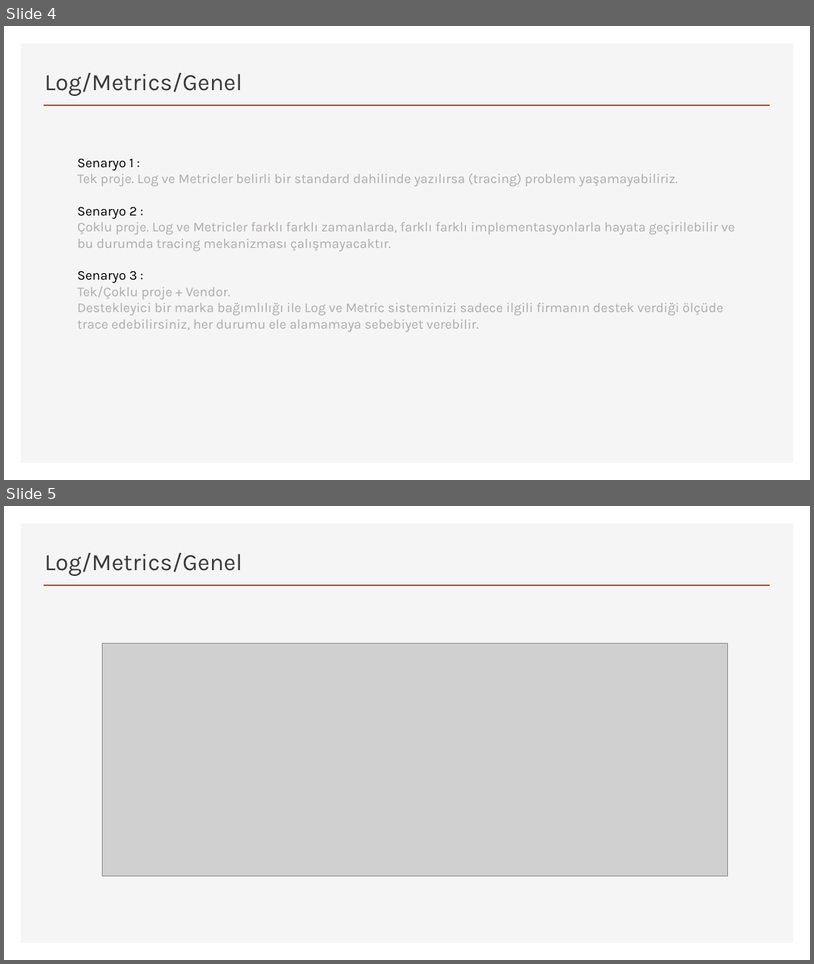
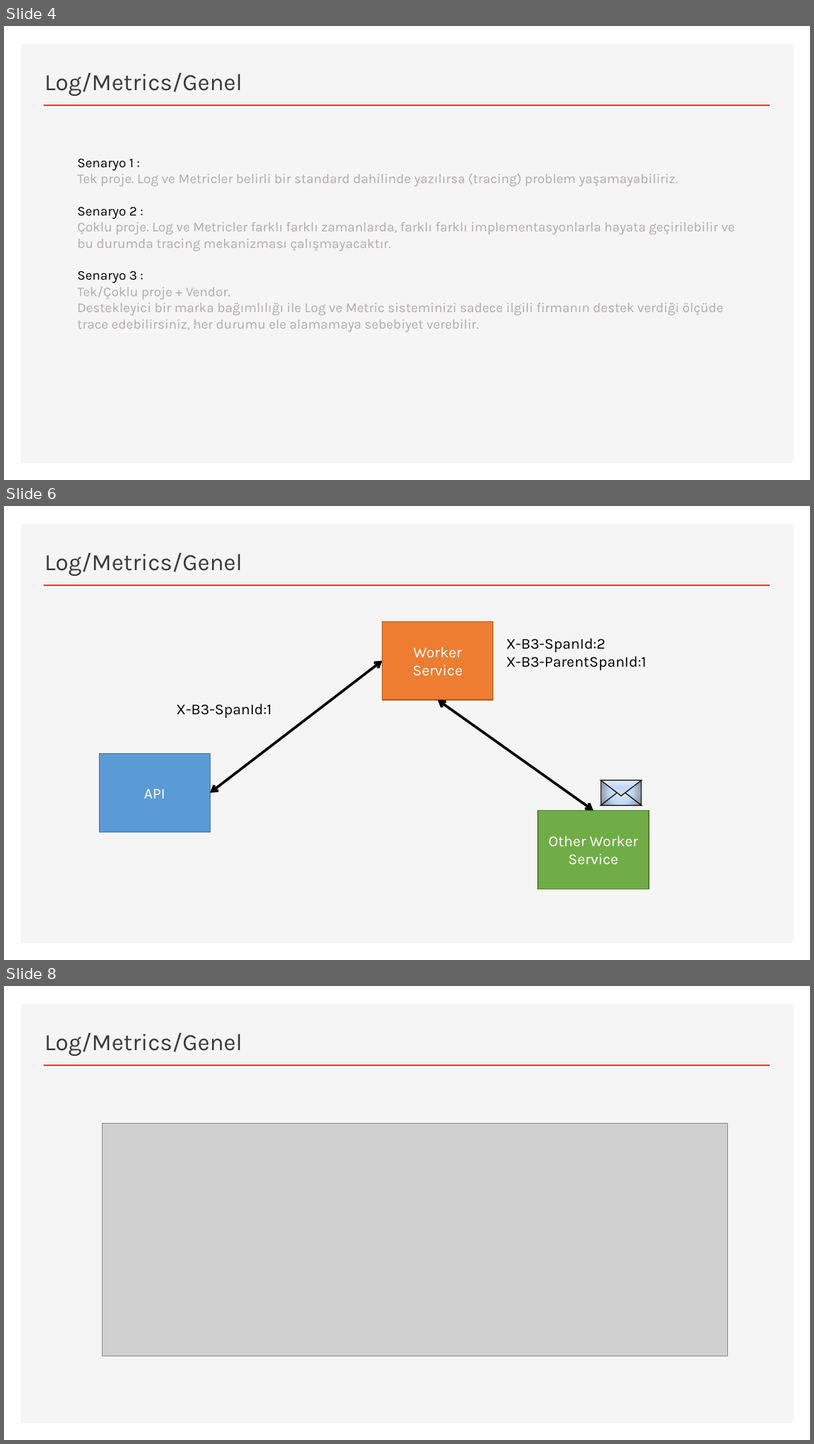
Before and after one commit to kenankalfa/DistributedTracing, a slide deck: Distributed Tracing Pattern.pptx. Shown one above the other, each under a label of ours: slides 4 and 5 before the commit, slides 4, 6 and 8 after it; the slides between them are not shown. The pictures are 814x964 and 814x1444 pixels, drawn with LibreOffice and Linux fonts; fonts in the diff are those of the drawing; grey boxes stand for pictures. Boxes give left, top, right and bottom in pixels: in the first picture for what was removed or moved away, otherwise in the second. Text is boxed around its words. In the diff, an @@ line names an element or a change of style, - is before the commit and + after.

```diff
--- a/Distributed Tracing Pattern.pptx
+++ b/Distributed Tracing Pattern.pptx
@@ slide 6 added at <box>4,506,810,960</box>, background #FFFFFF; not listed: 2 template elements that a slide beside it also shows @@
@@ title added at <box>44,553,242,576</box>, 28 pt, text #3B3838 @@
+Log/Metrics/Genel
@@ rectangle added at <box>383,621,494,700</box>, fill #ED7D31, outline #AF5C24 1 pt, 18 pt, text #FFFFFF @@
+Worker Service
@@ text added at <box>507,638,647,670</box>, 18 pt, text #000000 @@
+X-B3-SpanId:2
+X-B3-ParentSpanId:1
@@ double arrow added from (211, 793) to (383, 661), #000000 3 pt @@
@@ double arrow added from (437, 700) to (594, 811), #000000 3 pt @@
@@ text added at <box>176,703,272,718</box>, 18 pt, text #000000 @@
+X-B3-SpanId:1
@@ rectangle added at <box>99,754,210,832</box>, fill #5B9BD5, outline #43739E 1 pt, 18 pt, text #FFFFFF @@
+API
@@ rectangle added at <box>601,780,642,806</box>, fill gradient #E1EBFB to #C2D8F8 to #808080, outline #000000 1 pt @@
@@ triangle added at <box>601,780,642,795</box>, fill gradient #E1EBFB to #C2D8F8 to #D9D9D9, outline #000000 1 pt @@
@@ triangle added at <box>601,790,642,806</box>, outline #000000 1 pt @@
@@ rectangle added at <box>538,811,649,889</box>, fill #70AD47, outline #538035 1 pt, 18 pt, text #FFFFFF @@
+Other Worker Service
@@ what was slide 5 is now slide 8 @@
```
Also in this commit, not shown: 3 other slides added.
